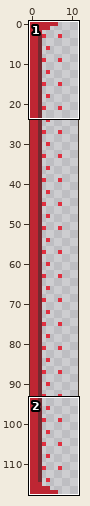
A pixel-art file gets an edit: src/img/Portal.ase. Above: a wide view before the commit, with the close-up outlined.
Close-up. First the earlier version:
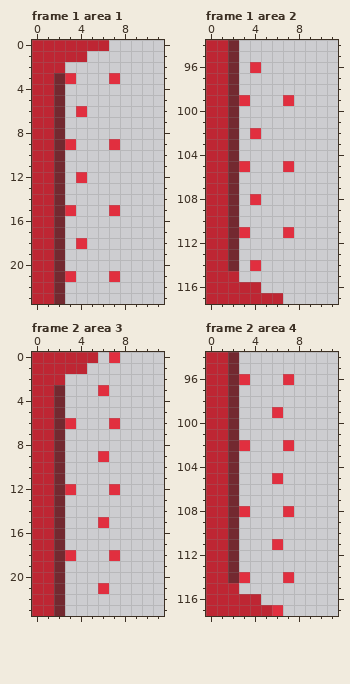
12x118 pixels, 4 frames. Shown: frame 1 area 1: x 0..11, y 0..23; frame 1 area 2: x 0..11, y 94..117; frame 2 area 3: x 0..11, y 0..23; frame 2 area 4: x 0..11, y 94..117. The commit also changed other frames or places, which this record leaves out.
After the commit:
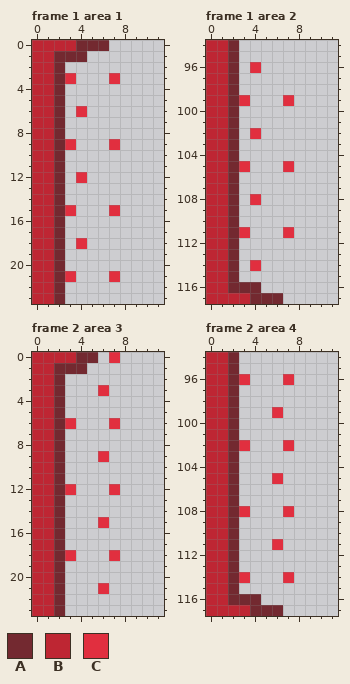
Palette (. is transparent): A #732930  B #be2633  C #e12f3f
Diff:
--- frame 1 area 1, layer "Layer 2"
@@ x 0..11 @@
- 0 BBBBBBB.....
- 1 BBBBB.......
- 2 BBB.........
+ 0 BBBBAAA.....
+ 1 BBAAA.......
+ 2 BBA.........
  3 BBAC...C....
--- frame 1 area 2, layer "Layer 2"
@@ x 0..11 @@
 114 BBA.C.......
-115 BBB.........
-116 BBBBB.......
-117 BBBBBBB.....
+115 BBA.........
+116 BBAAA.......
+117 BBBBAAA.....
--- frame 2 area 3, layer "Layer 2"
@@ x 0..7 @@
- 0 BBBBBB.C
- 1 BBBBB...
- 2 BBB.....
+ 0 BBBBAA.C
+ 1 BBAAA...
+ 2 BBA.....
  3 BBA...C.
--- frame 2 area 4, layer "Layer 2"
@@ x 0..11 @@
 114 BBAC...C....
-115 BBB.........
-116 BBBBB.......
-117 BBBBBBC.....
+115 BBA.........
+116 BBAAA.......
+117 BBBBAAA.....
Pixel boxes of the changes (left, top, right, bottom) in both close-ups:
changed: (54, 40, 109, 73)
changed: (228, 271, 283, 304)
changed: (54, 352, 98, 385)
changed: (228, 583, 283, 616)
